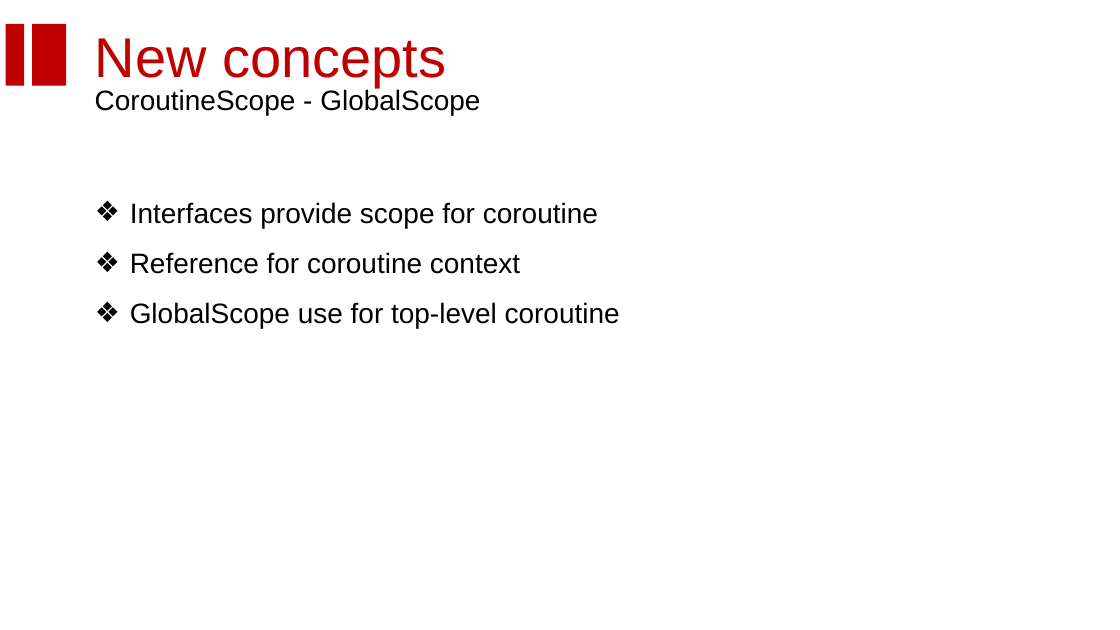
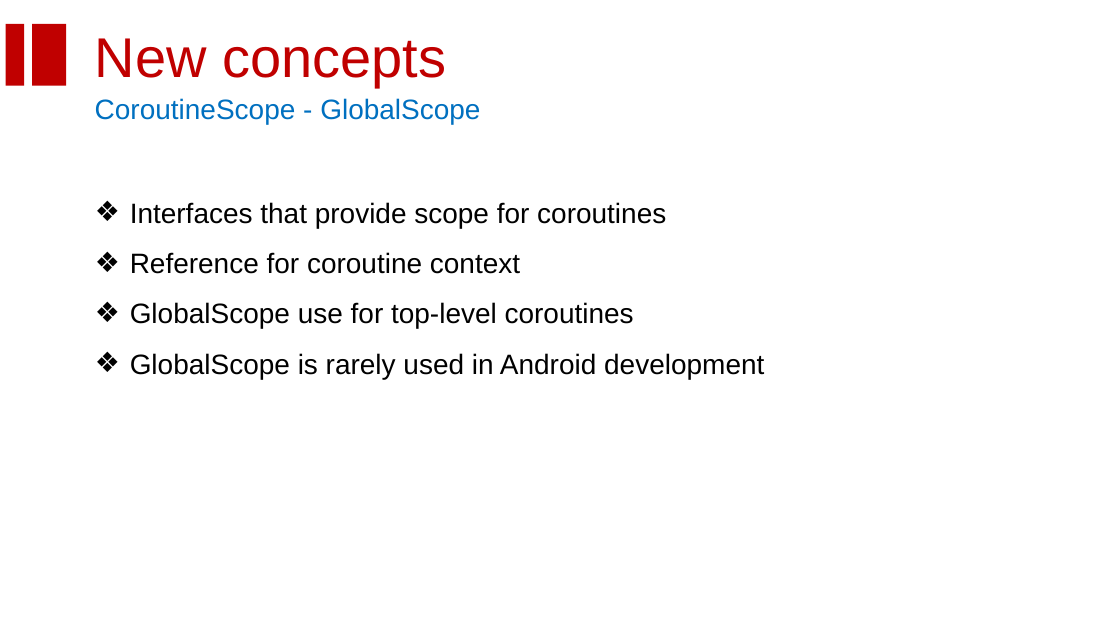
Before and after one commit to homanad/KotlinCoroutines, a slide deck: slide 18 of Coroutine.pptx (slide 17 before the commit). Drawn at 1120x630 pixels with LibreOffice and Linux fonts; fonts in the diff are those of the drawing; background and template pictures are left out. Boxes give left, top, right and bottom in pixels: in the first picture for what was removed or moved away, otherwise in the second. Text is boxed around its words. In the diff, an @@ line names an element or a change of style, - is before the commit and + after.

```diff
--- a/Coroutine.pptx
+++ b/Coroutine.pptx
@@ text "CoroutineScope - GlobalScope": place and size @@
-text "CoroutineScope - GlobalScope" at [95, 88, 480, 115]
+text "CoroutineScope - GlobalScope" at [95, 98, 480, 124]
@@ text "CoroutineScope - GlobalScope" at [95, 98, 480, 124]: text colour #000000 to #0070C0 @@
@@ text at [130, 202, 666, 228]: text changed @@
-❖ Interfaces provide scope for coroutine
+❖ Interfaces that provide scope for coroutines
@@ text at [130, 302, 764, 379]: text changed @@
-❖ GlobalScope use for top-level coroutine
+❖ GlobalScope use for top-level coroutines
+❖ GlobalScope is rarely used in Android development
```
Also in this commit, not shown: 15 other slides changed, 14 slides added, 14 slides removed.
